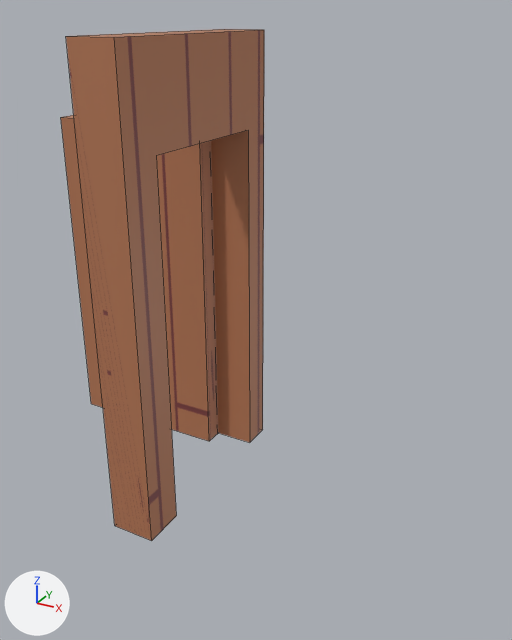
The FBX model Models/door.fbx as it was, and as the next commit left it.
The view is the same before and after, from a camera (50 mm lens) standing at (1.75, -2.39, 2.08) and looking at (0.39, 0.08, 0.85). The axes (+X, +Y, +Z) are drawn at lower left. The lights are the same throughout. Mesh edges are drawn as thin lines. Where no turn or scale is listed for an object, it has been applied to the vertices.

Script lines for the objects in view, before the commit:
```python
me_cube_001 = bpy.data.meshes.new('Cube.001')
me_cube_001.from_pydata(...)  # a box spanning x -0.4..0.4, y -0.1..0.1, z -0.8..0.8
me_cube_001.materials.append(mat_material_001)  # picture img_wood_png
me_cube_002 = bpy.data.meshes.new('Cube.002')
me_cube_002.from_pydata(...)  # 16 vertices, 10 faces; spans x 0.0..2000.0, y -5000.0..5000.0, z -20000.0..0.0
me_cube_002.materials.append(mat_deski)  # picture img_wood_png
# before: 4 (2000.0, 5000.0, 0.0) at pixel (151, 540), 5 (2000.0, 5000.0, -20000.0) at pixel (114, 37), 6 (2000.0, -5000.0, 0.0) at pixel (262, 429), 7 (2000.0, -5000.0, -20000.0) at pixel (264, 29), 12 (2000.0, -3566.0, -16001.0) at pixel (248, 130)
# before: 13 (2000.0, 3146.0, -16001.0) at pixel (156, 155), 14 (2000.0, -3566.0, 0.0) at pixel (249, 442), 15 (2000.0, 3146.0, 0.0) at pixel (176, 515)
ob_cube = bpy.data.objects.new('Cube', me_cube_001)
ob_cube.location = (-0.392, 0.364, 0.8)
ob_cube_001 = bpy.data.objects.new('Cube.001', me_cube_002)
ob_cube_001.location = (0.0, 0.0, 0.0)
ob_cube_001.rotation_euler = (-3.142, 0.0, 0.0)  # degrees (-180, 0, 0)
ob_cube_001.scale = (0.0001, 0.0001, 0.0001)
```
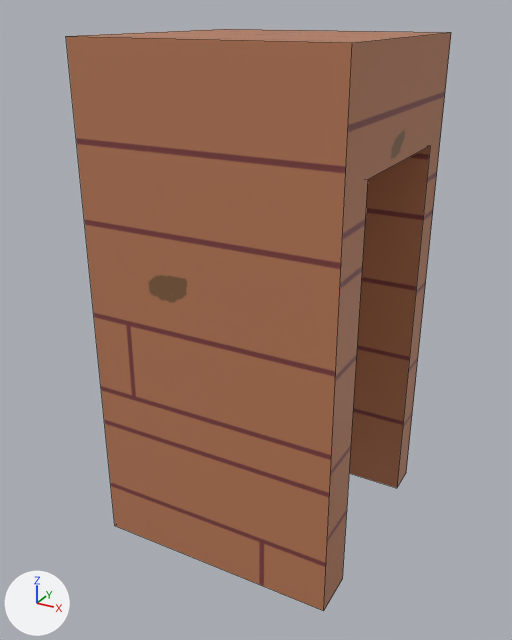
What changed in the scene script:
```text
Change me_cube_002:
    where me_cube_002.from_pydata(...)  # 16 vertices, 10 faces; spans x 0.0..2000.0, y -5000.0..5000.0, z -20000.0..0.0
    used by ob_cube_001; location = (0.0, 0.0, 0.0); rotation_euler = (-3.142, 0.0, 0.0), in degrees (-180, 0, 0); scale = (0.0001, 0.0001, 0.0001)
    me_cube_002 part 1
    add for i in [*range(4, 8), *range(12, 16)]: me_cube_002.vertices[i].co += Vector((7938.0, 0.0, 0.0))
Remove ob_cube:
    ob_cube = bpy.data.objects.new('Cube', me_cube_001)
    ob_cube.location = (-0.392, 0.364, 0.8)
Change ob_cube_001:
    ob_cube_001.scale: (0.0001, 0.0001, 0.0001) -> (0.000101, 0.0001, 0.0001)
```

Boxes [x1, y1, x2, y2] around the edits, measured in the pictures (512 x 640 px):
'Cube.001', reshaped, rescaled (94% wider, 14% taller)
    before: [66, 29, 264, 541]
    after: [66, 29, 451, 611]
'Cube', deleted (brown)
    before: [61, 115, 218, 441]
